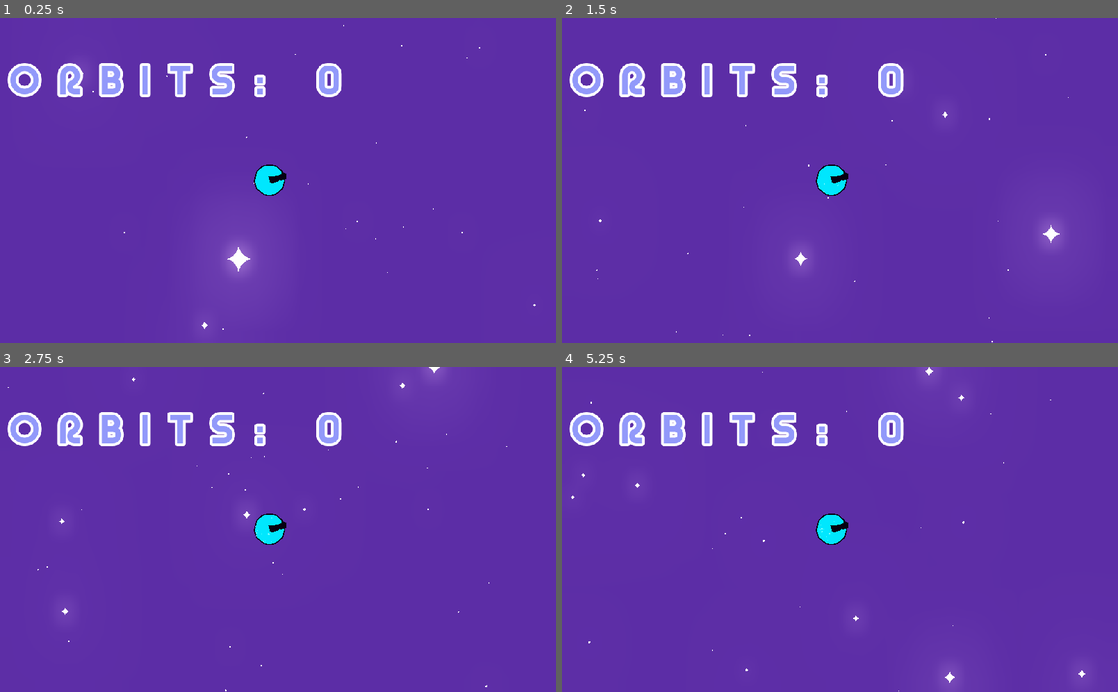
Above: before the commit, frames 1-4 (two rows, left to right).
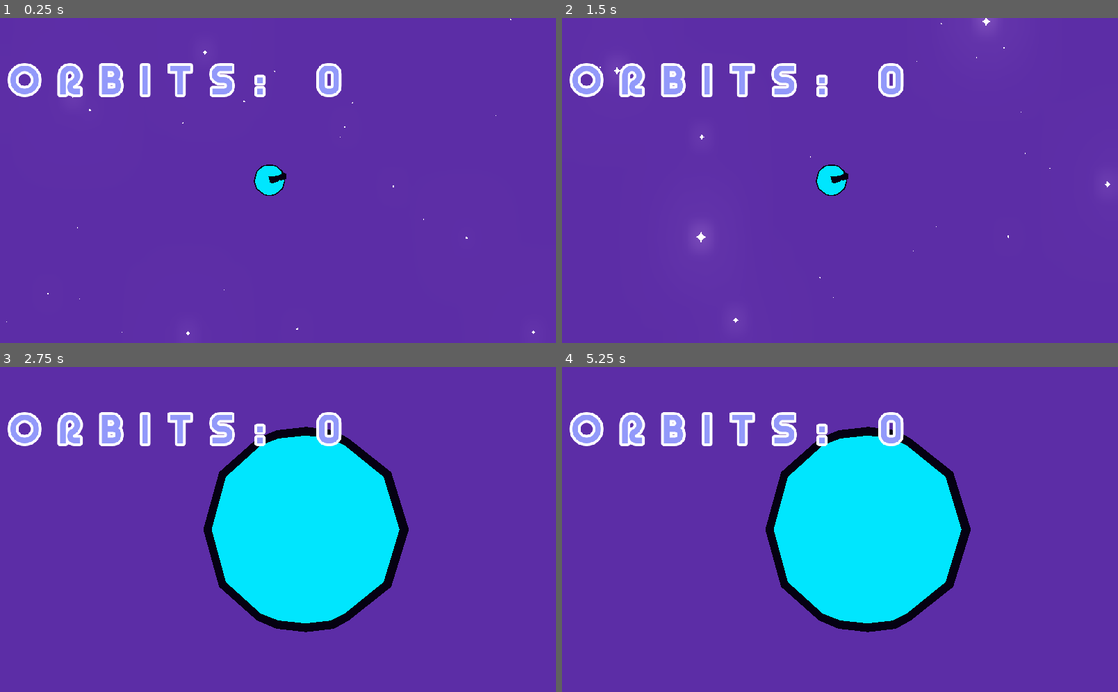
Above: after the commit, the same moments.

Repository: Colton-O/Meteor
Game: Godot game, scene res://level_01.tscn
The game is run twice, just before and just after one commit, with the same random seed, the same clock (stepped at 60 frames per second) and the same inputs.
Inputs:
- Up to frame 1 (0.25 s): no input
- Up to frame 2 (1.5 s): hold R 0.53-1.28 s; tap R at 1.35 s
- Up to frame 3 (2.75 s): hold R from 2.03 s (still down)
- Up to frame 4 (5.25 s): release R at 2.78 s; tap R at 2.85, 4.35 s; hold R 3.53-4.28 s; hold R from 5.03 s (still down)

The runs differ from the first frame. In frame 1, 0.6% of the frame differs, in the area x 1-97%, y 0-98%; in frame 2, 0.6%; in frame 3, 17%; in frame 4, 17%, in the area x 1-95%, y 0-100%.

Commit message:
added spawning planets

Diff:
--- a/Meteor_game/Meteaor/Char_Control.gd
+++ b/Meteor_game/Meteaor/Char_Control.gd
@@ -23,7 +23,11 @@
 		d_time += delta
 		if d_time > .75:
 			get_tree().reload_current_scene()
-			free()
+
+
+	if Input.is_key_pressed(KEY_R):
+		get_tree().reload_current_scene()
+
 
 func _physics_process(delta):
 	# Get inputs
--- a/Meteor_game/Planet/Gravity_Well.gd
+++ b/Meteor_game/Planet/Gravity_Well.gd
@@ -9,10 +9,12 @@
 var gravity = 0
 var gravity_vector
 var in_orbit = false
+var orbit
 
 # Called when the node enters the scene tree for the first time.
 func _ready():
 	meteor = get_parent().get_node("meteor_root/meteor")
+	orbit = get_parent().get_node("Orbit")
 
 func _physics_process(_delta):
 	dist = self.translation.distance_to(meteor.translation)
@@ -20,17 +22,30 @@
 	gravity_vector = meteor.direction + gravity_vector
 	meteor.direction = gravity_vector
 
-
 	if dist < 10:
 		if in_orbit == false:
 			orbit_set()
-
 		gravity = .006
 	else:
+		if(in_orbit):
+			_spawn_planet()
+			in_orbit = false
+			orbit.init = false
+
 		gravity = 0
 
 
 func orbit_set():
 	in_orbit = true
-	var orbit = get_parent().get_node("Orbit")
 	orbit.global_transform = meteor.global_transform
+
+func _spawn_planet():
+	var p_dist = 500
+	var planet_pos = meteor.direction * 50
+	var planet = load("res://Planet/Planet.tscn")
+	var p = planet.instance()
+	var v = Vector2(meteor.direction.z, meteor.direction.y)
+	var offset = Vector2(v.y, v.x) / sqrt ((v.y*v.y) + (v.x*v.x)) * -10
+	p.translation = meteor.translation + planet_pos + Vector3(planet_pos.x, offset.y, offset.x)
+	p.scale = Vector3(3,3,3)
+	get_node("/root/Spatial").add_child(p)
--- a/Meteor_game/Planet/Orbit_count.gd
+++ b/Meteor_game/Planet/Orbit_count.gd
@@ -9,7 +9,6 @@
 
 func on_body_enter(body):
 	if init:
-
 		score += 1
 		score_text.text = "orbits: " + str(score)
 	else:
--- /dev/null
+++ b/Meteor_game/Stars.gd
@@ -0,0 +1,17 @@
+extends Particles
+
+
+# Declare member variables here. Examples:
+# var a = 2
+var meteor
+var a = 1
+
+
+# Called when the node enters the scene tree for the first time.
+func _ready():
+	meteor = get_parent().get_node("meteor_root/meteor")
+
+
+# Called every frame. 'delta' is the elapsed time since the previous frame.
+#func _process(delta):
+	#self.translation = lerp(self.translation, meteor.translation, a * delta)
--- a/Meteor_game/level_01.tscn
+++ b/Meteor_game/level_01.tscn
@@ -5,6 +5,7 @@
 [ext_resource path="res://vfx/Sparkle.png" type="Texture" id=3]
 [ext_resource path="res://Planet/Orbit.tscn" type="PackedScene" id=4]
 [ext_resource path="res://GUI/YagiUhfNo2.otf" type="DynamicFontData" id=5]
+[ext_resource path="res://Stars.gd" type="Script" id=6]
 
 [sub_resource type="Environment" id=1]
 background_mode = 1
@@ -19,7 +20,7 @@
 
 [sub_resource type="ParticlesMaterial" id=3]
 emission_shape = 2
-emission_box_extents = Vector3( 100, 100, 100 )
+emission_box_extents = Vector3( 500, 500, 500 )
 gravity = Vector3( 0, 0, 0 )
 scale = 3.0
 scale_random = 1.0
@@ -41,8 +42,6 @@
 
 [sub_resource type="QuadMesh" id=4]
 material = SubResource( 5 )
-
-[sub_resource type="BoxShape" id=8]
 
 [sub_resource type="DynamicFont" id=10]
 size = 80
@@ -68,31 +67,18 @@
 [node name="WorldEnvironment" type="WorldEnvironment" parent="."]
 environment = SubResource( 1 )
 
+[node name="Orbit" parent="." instance=ExtResource( 4 )]
+transform = Transform( 0.3, 0, 0, 0, 0.3, 0, 0, 0, 0.3, -9.69928, 0.127405, -3.77512 )
+
 [node name="Stars" type="Particles" parent="."]
 transform = Transform( 1, 0, 0, 0, 1, 0, 0, 0, 1, 0, 0, -1.38519 )
-amount = 1000
+amount = 100000
 lifetime = 3.0
-preprocess = 600.0
+preprocess = 20.0
 randomness = 1.0
 process_material = SubResource( 3 )
 draw_pass_1 = SubResource( 4 )
-
-[node name="death_zone" type="StaticBody" parent="."]
-transform = Transform( 1, 0, 0, 0, 1, 0, 0, 0, 1, 7.76331, 0, 0 )
-
-[node name="CollisionShape" type="CollisionShape" parent="death_zone"]
-transform = Transform( 100, 0, 0, 0, 1, 0, 0, 0, 100, 0, -30.5466, 0 )
-shape = SubResource( 8 )
-
-[node name="death_zone2" type="StaticBody" parent="."]
-transform = Transform( 1, 0, 0, 0, 1, 0, 0, 0, 1, 7.76331, 46.2691, 0 )
-
-[node name="CollisionShape" type="CollisionShape" parent="death_zone2"]
-transform = Transform( 100, 0, 0, 0, 1, 0, 0, 0, 100, 0, -30.5466, 0 )
-shape = SubResource( 8 )
-
-[node name="Orbit" parent="." instance=ExtResource( 4 )]
-transform = Transform( 0.3, 0, 0, 0, 0.3, 0, 0, 0, 0.3, -9.69928, 0.127405, -3.77512 )
+script = ExtResource( 6 )
 
 [node name="Score" type="Label" parent="."]
 anchor_left = 0.5
